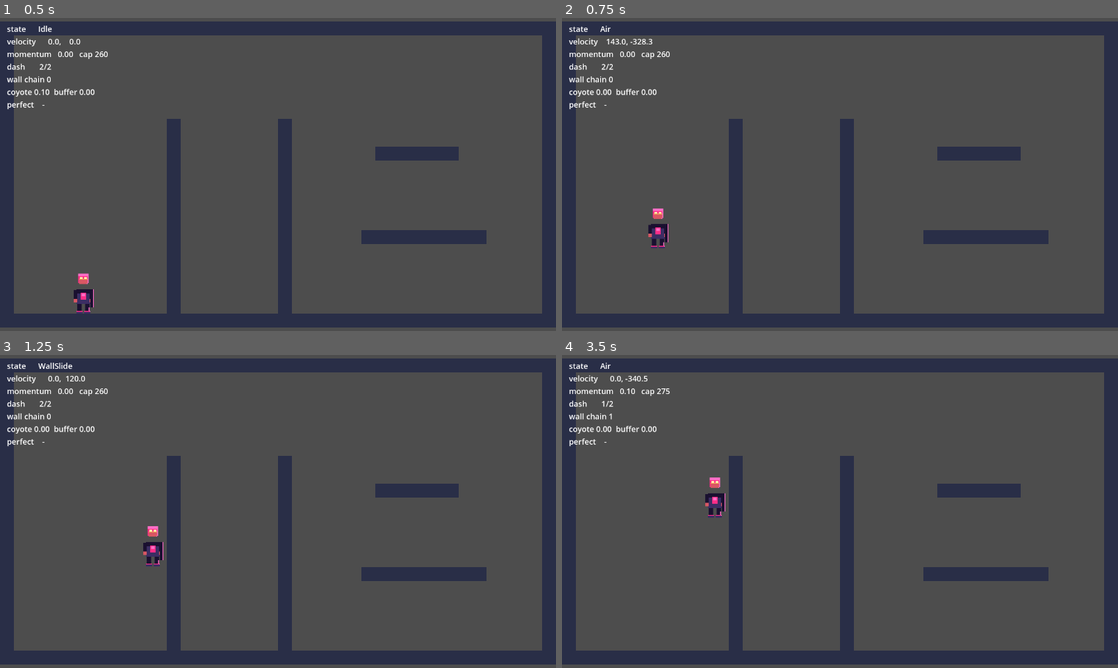
Above: before the commit, frames 1-4 (two rows, left to right).
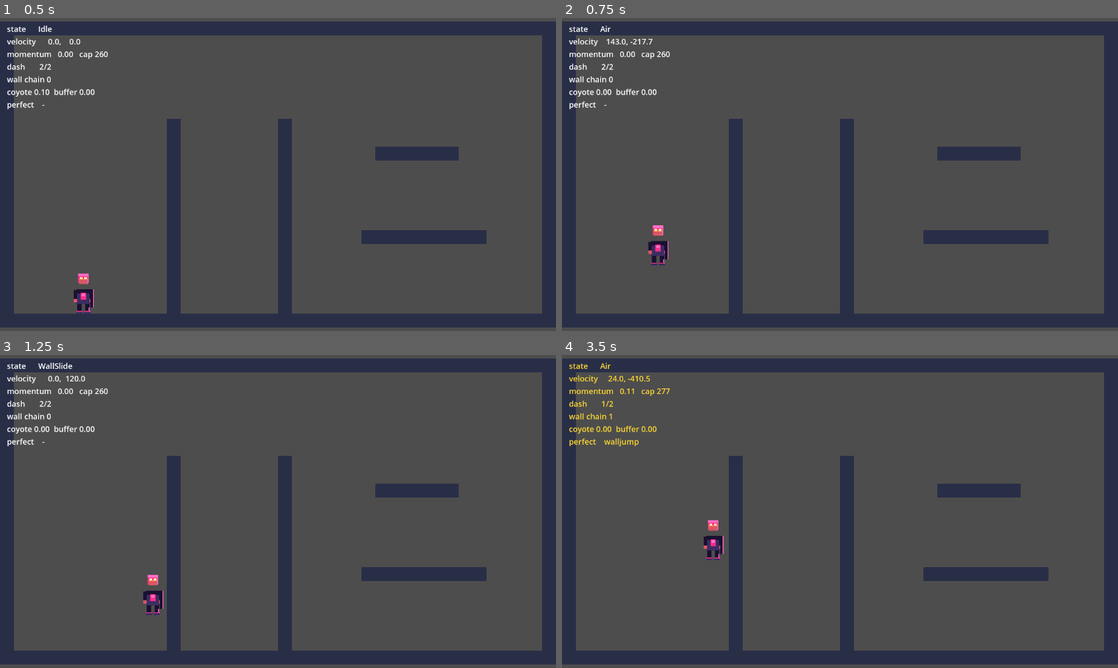
Above: after the commit, the same moments.

Repository: evanli02/stomp-fight-prototype
Game: Godot game, scene res://src/stage/playground.tscn
The game is run twice, just before and just after one commit, with the same random seed, the same clock (stepped at 60 frames per second) and the same inputs. This scene is started directly instead of the project's main scene.
Inputs (mouse positions are in pixels of both pictures, inside the frame that each line leads up to):
- Up to frame 1 (0.5 s): no input
- Up to frame 2 (0.75 s): tap Enter at 0.5 s; move the mouse to (962, 158) at 0.52 s; hold D (move_right) from 0.53 s (still down); hold Space (jump) from 0.53 s (still down); click (962, 158) at 0.67 s
- Up to frame 3 (1.25 s): keep holding D (move_right); keep holding Space (jump)
- Up to frame 4 (3.5 s): move the mouse to (728, 527) at 1.27 s; release Space (jump) at 1.28 s; click (728, 527) at 1.35 s; tap Space (jump) at 1.52, 1.55, 1.82, 3.02, 3.05, 3.32 s; move the mouse to (895, 442) at 2.02 s; release D (move_right) at 2.03 s; hold A (move_left) 2.03-2.78 s; hold Space (jump) 2.03-2.78 s; tap Shift (dash) at 2.1 s; move the mouse to (812, 574) at 2.77 s; hold D (move_right) from 2.78 s (still down); right-click (812, 574) at 2.85 s; click (812, 574) at 2.92 s

Frame 1 is identical in both runs. In frame 2, 0.5% of the frame differs, in the area x 12-20%, y 6-79%; in frame 3, 0.6%; in frame 4, 1.3%, in the area x 1-30%, y 2-66%.

Commit message:
tune(jump): hit DESIGN 4.2's stated jump heights
The skeleton's starting values did not produce the heights their own comments
claimed, given gravity=1400 and 16px tiles:
  jump_impulse_min -420 -> apex 63px = 3.9 tiles (comment said 2.5)
  full hold -900    -> apex 136px = 8.5 tiles (comment said 4.5)

Solving for the design targets instead:
  min hop 40px  => v0 = sqrt(2*1400*40) = 335
  full hold 72px => hold force 760 over 0.22s

  jump_impulse_min  -420 -> -335   (min hop 2.5 tiles)
  jump_hold_force   -900 -> -760   (full hold 4.48 tiles)

Revert this commit alone to get the original feel back.

Co-Authored-By: Claude Opus 5 <noreply@anthropic.com>

Diff:
--- a/src/config/movement_config.gd
+++ b/src/config/movement_config.gd
@@ -20,9 +20,9 @@
 @export var air_control_ratio: float = 0.15   ## fraction of ground accel
 
 @export_group("Jump")
-@export var jump_impulse_min: float = -420.0  ## min hop (~2.5 tiles)
-@export var jump_hold_force: float = -900.0   ## applied while held, up to...
-@export var jump_hold_time_max: float = 0.22  ## ...this long (~4.5 tiles total)
+@export var jump_impulse_min: float = -335.0  ## min hop (2.5 tiles = sqrt(2*gravity*40))
+@export var jump_hold_force: float = -760.0   ## applied while held, up to...
+@export var jump_hold_time_max: float = 0.22  ## ...this long (4.5 tiles total)
 @export var coyote_time: float = 0.1
 @export var jump_buffer_time: float = 0.12
 @export var bhop_window: float = 0.08         ## perfect-landing window preserving momentum
--- a/src/config/movement_config.tres
+++ b/src/config/movement_config.tres
@@ -15,8 +15,8 @@
 gravity = 1400.0
 fall_speed_max = 900.0
 air_control_ratio = 0.15
-jump_impulse_min = -420.0
-jump_hold_force = -900.0
+jump_impulse_min = -335.0
+jump_hold_force = -760.0
 jump_hold_time_max = 0.22
 coyote_time = 0.1
 jump_buffer_time = 0.12
